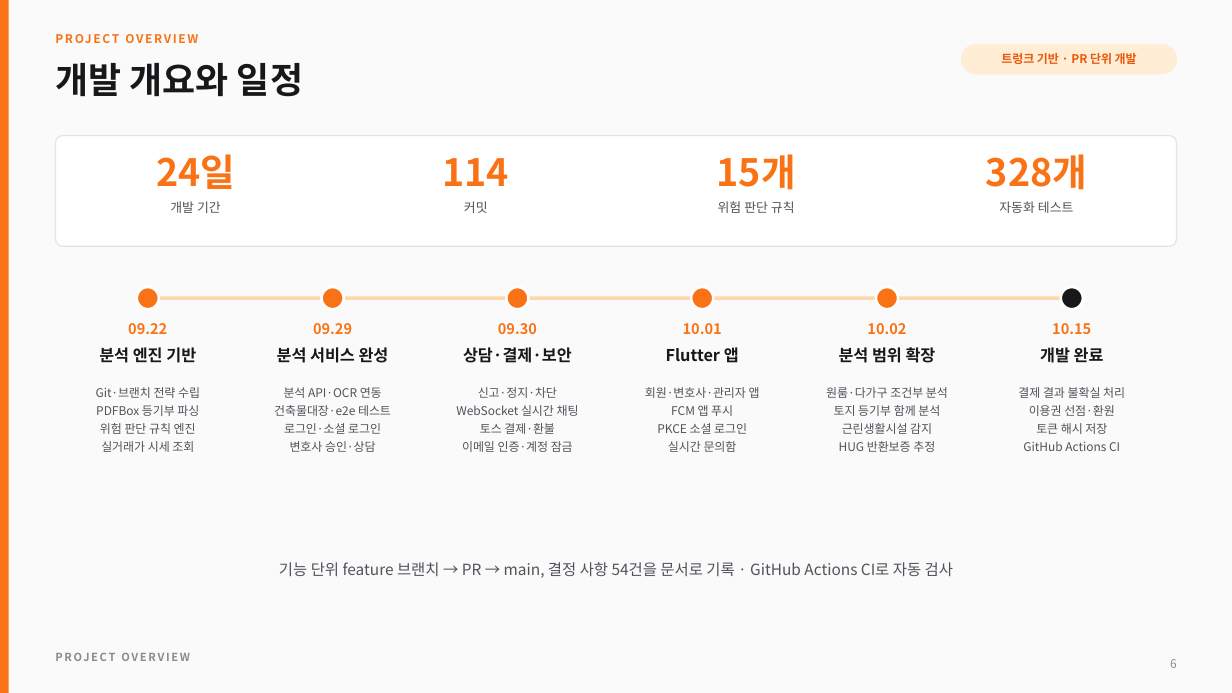
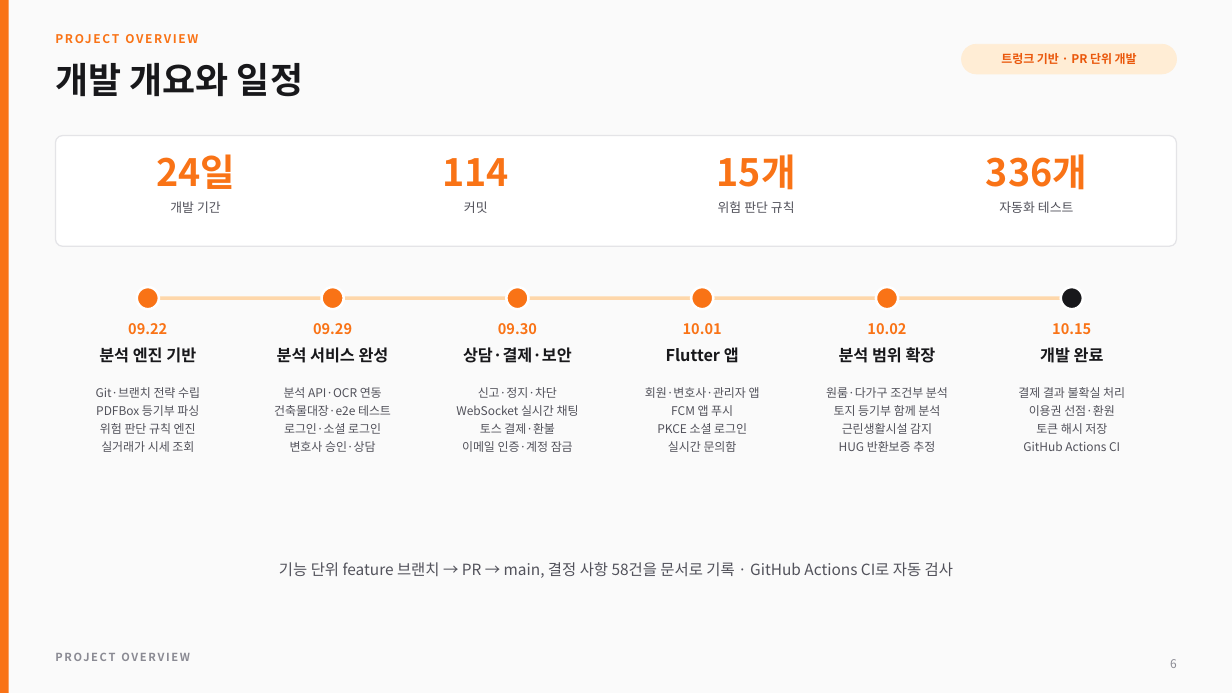
Before and after one commit to chean0830/guard-project, a slide deck: slide 6 of docs/portfolio/ProjectGuard_Portfolio.pptx. Drawn at 1232x693 pixels with LibreOffice and Linux fonts; fonts in the diff are those of the drawing. Boxes give left, top, right and bottom in pixels: in the first picture for what was removed or moved away, otherwise in the second. Text is boxed around its words. In the diff, an @@ line names an element or a change of style, - is before the commit and + after.

```diff
--- a/docs/portfolio/ProjectGuard_Portfolio.pptx
+++ b/docs/portfolio/ProjectGuard_Portfolio.pptx
@@ text at [986, 154, 1087, 190]: text changed @@
-328개
+336개
@@ text at [279, 562, 953, 578]: text changed @@
-기능 단위 feature 브랜치 → PR → main, 결정 사항 54건을 문서로 기록 · GitHub Actions CI로 자동 검사
+기능 단위 feature 브랜치 → PR → main, 결정 사항 58건을 문서로 기록 · GitHub Actions CI로 자동 검사
```
Also in this commit, not shown: 3 other slides changed, 5 other files.
